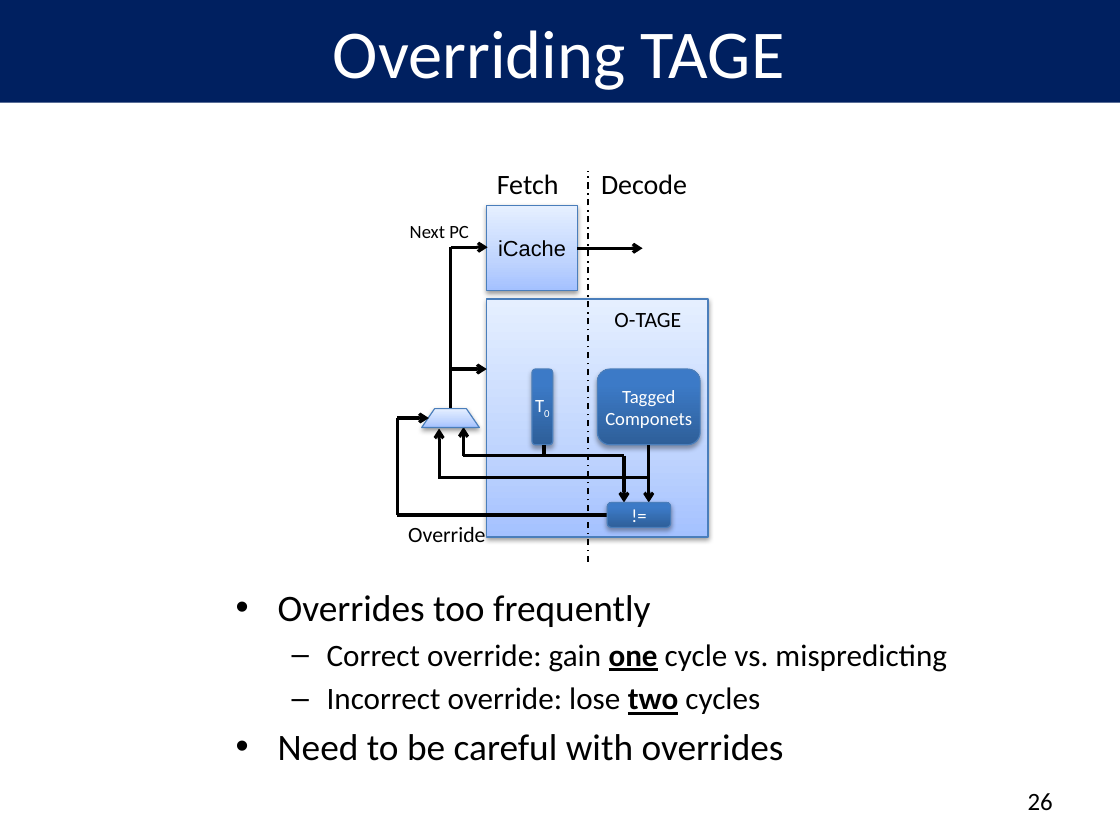
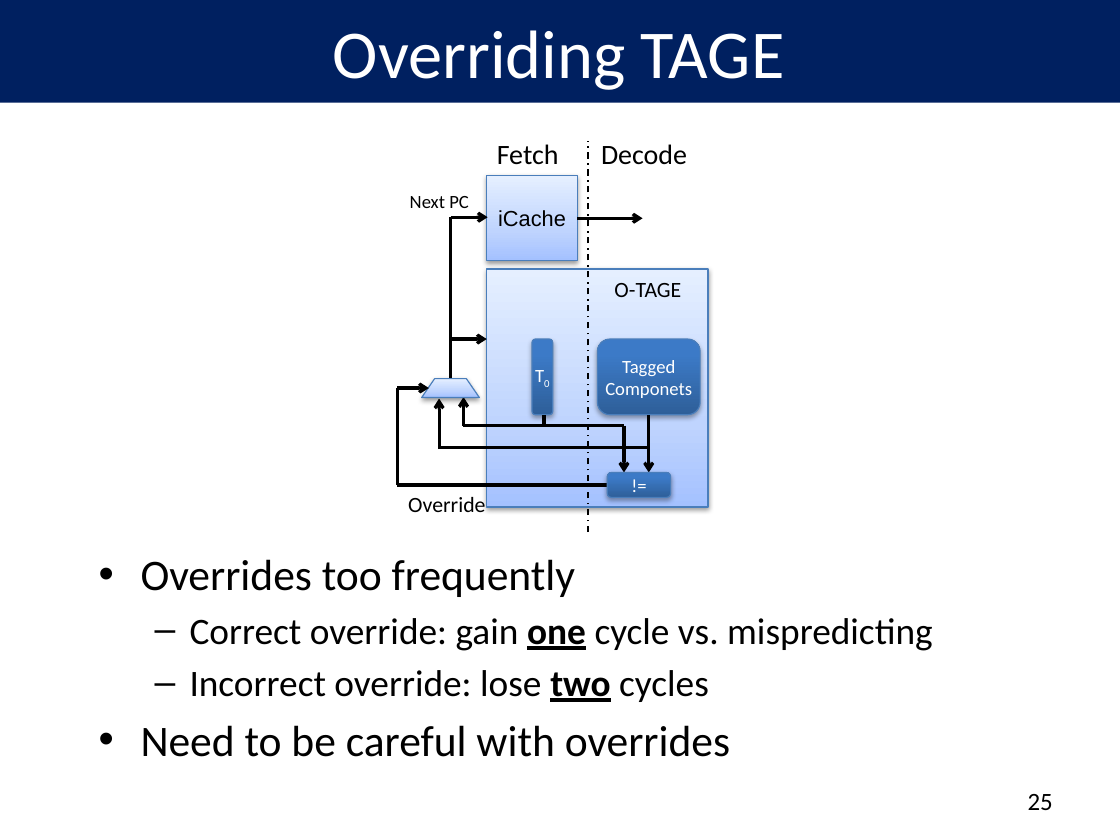
Before and after one commit to peterwudi/di-thesis, a slide deck: slide 26 of presentation/defense.pptx (slide 27 before the commit). Drawn at 1120x840 pixels with LibreOffice and Linux fonts; fonts in the diff are those of the drawing. Boxes give left, top, right and bottom in pixels: in the first picture for what was removed or moved away, otherwise in the second. Text is boxed around its words. In the diff, an @@ line names an element or a change of style, - is before the commit and + after.

```diff
--- a/presentation/defense.pptx
+++ b/presentation/defense.pptx
@@ 8 arrows, 7 lines, 5 texts, 3 rounded rectangles, 2 rectangles, 1 trapezoid: place and size @@
-8 arrows, 7 lines, 5 texts, 3 rounded rectangles, 2 rectangles, 1 trapezoid at bbox=[398, 171, 709, 562]
+8 arrows, 7 lines, 5 texts, 3 rounded rectangles, 2 rectangles, 1 trapezoid at bbox=[398, 141, 709, 532]
@@ text "Overrides too frequently": place and size @@
-text "Overrides too frequently" at bbox=[278, 595, 947, 761]
+text "Overrides too frequently" at bbox=[141, 559, 933, 757]
@@ text "Overrides too frequently" at bbox=[141, 559, 933, 757]: size 24 to 28 pt in "Overrides too frequently", "Need to be careful with overrides"; size 20 to 24 pt in "Correct override: gain one cycle vs. mispredicting", "Incorrect override: lose two cycles" @@
@@ page number at bbox=[1028, 794, 1053, 810]: text changed @@
-26
+25
```
Also in this commit, not shown: 17 other slides changed, 1 slide removed.
